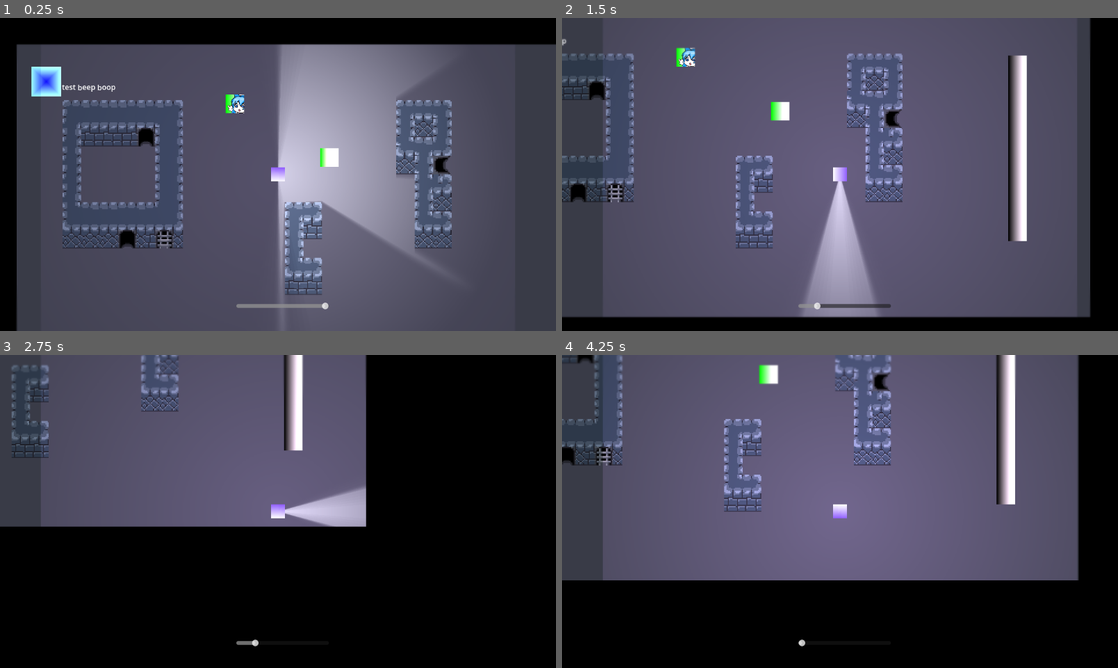
Above: before the commit, frames 1-4 (two rows, left to right).
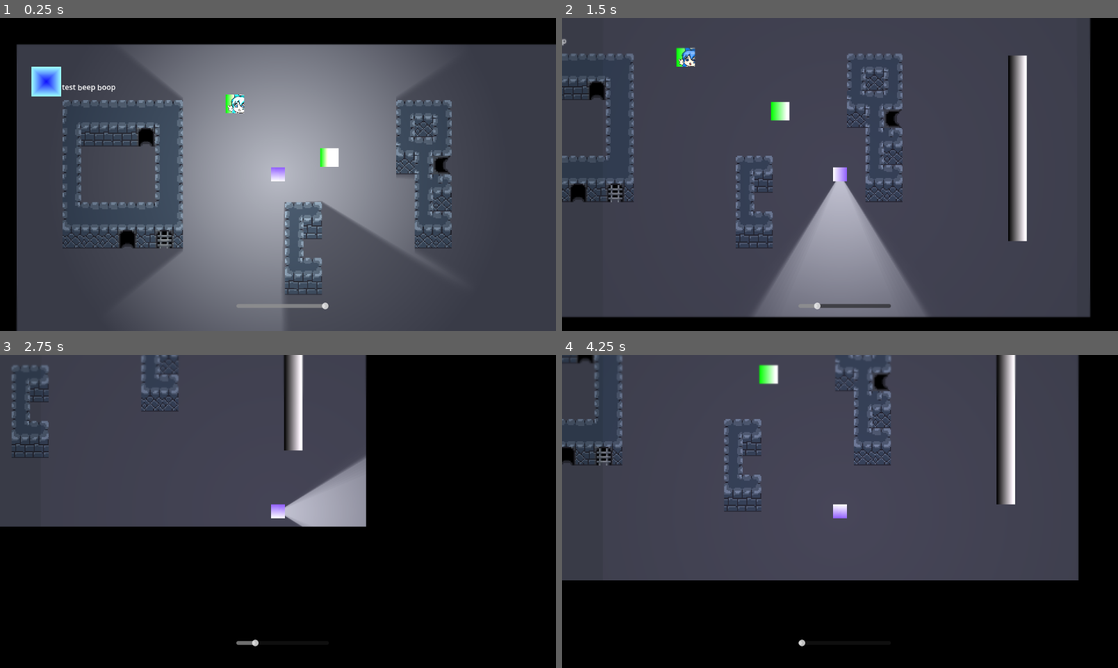
Above: after the commit, the same moments.

Repository: spdskatr/perplex-temple
Game: Godot game, scene res://scenes/test_spdskatr.tscn
Same seed, same stepped clock (60 frames per second), same inputs: the game is played once before the commit and once after it. This scene is started directly instead of the project's main scene.
Inputs:
- Up to frame 1 (0.25 s): no input
- Up to frame 2 (1.5 s): tap Enter (accept) at 0.5 s; hold Right (right) 0.53-1.28 s; hold Q (DecreaseVision) 0.53-1.28 s; hold Down (down) from 1.28 s (still down); tap E (IncreaseVision) at 1.35 s
- Up to frame 3 (2.75 s): release Down (down) at 2.03 s; hold Right (right) from 2.03 s (still down); hold Enter (accept) from 2.03 s (still down)
- Up to frame 4 (4.25 s): release Right (right) at 2.78 s; release Enter (accept) at 2.78 s; hold Up (up) 2.78-3.53 s; tap Shift (shift) at 2.85 s; tap Enter (accept) at 3.5 s; hold Left (left) from 3.53 s (still down); hold Q (DecreaseVision) from 3.53 s (still down)

The runs differ from the first frame. In frame 1, 31% of the frame differs, in the area x 7-82%, y 8-100%; in frame 2, 51%; in frame 3, 23%; in frame 4, 52%, in the area x 7-90%, y 0-72%.

Commit message:
Make vision cone 360

Diff:
--- a/scenes/objects/player.tscn
+++ b/scenes/objects/player.tscn
@@ -46,7 +46,7 @@
 fill_to = Vector2(0, 0)
 
 [sub_resource type="OccluderPolygon2D" id="OccluderPolygon2D_xof4q"]
-polygon = PackedVector2Array(51, 4, 51, 19, 51, 34, 36, 34, 36, 19, 36, 4)
+polygon = PackedVector2Array(36, 19, 51, 19, 36, 19, 36, 19, 36, 19, 36, 19)
 
 [node name="Player" type="CharacterBody2D" node_paths=PackedStringArray("light")]
 light_mask = 0
@@ -99,7 +99,7 @@
 
 [node name="EarLight" type="PointLight2D" parent="."]
 color = Color(1, 0.745098, 1, 1)
-energy = 0.5
+energy = 0.0
 shadow_enabled = true
 shadow_item_cull_mask = 256
 texture = SubResource("GradientTexture2D_djj8y")
@@ -108,7 +108,7 @@
 
 [node name="Collision" type="CollisionPolygon2D" parent="EyeArea"]
 position = Vector2(-51, -19)
-polygon = PackedVector2Array(51, 4, 51, 19, 51, 34, 36, 34, 36, 19, 36, 4)
+polygon = PackedVector2Array(36, 19, 51, 19, 36, 19, 36, 19, 36, 19, 36, 19)
 
 [node name="Occlude" type="LightOccluder2D" parent="EyeArea"]
 visibility_layer = 0
--- a/scenes/scripts/player.gd
+++ b/scenes/scripts/player.gd
@@ -17,14 +17,22 @@
 	var cx = 51
 	var cy = 19
 	var rad = 15
-	var alpha = ratio * TAU/4
+	var alpha = ratio * TAU/2
 	var dx = rad * cos(alpha)
 	var dy = rad * sin(alpha)
-	$EarLight.energy = (1 - ratio) * 1
+
+	$EarLight.energy = (1 - ratio) * 0.25
+
 	$EyeArea/Occlude.occluder.polygon[0] = Vector2(cx + dx, cy - dy)
 	$EyeArea/Occlude.occluder.polygon[2] = Vector2(cx + dx, cy + dy)
 	$EyeArea/Collision.polygon[0] = Vector2(cx + dx, cy - dy)
 	$EyeArea/Collision.polygon[2] = Vector2(cx + dx, cy + dy)
+	if (ratio > 0.3):
+		$EyeArea/Occlude.occluder.polygon[3] = $EyeArea/Occlude.occluder.polygon[4]
+		$EyeArea/Occlude.occluder.polygon[5] = $EyeArea/Occlude.occluder.polygon[4]
+	else:
+		$EyeArea/Occlude.occluder.polygon[3] = Vector2(cx - rad, cy + rad)
+		$EyeArea/Occlude.occluder.polygon[5] = Vector2(cx - rad, cy - rad)
 
 func get_input():
 	var direction = Input.get_vector("left", "right", "up", "down")
Not shown, changed: scenes/levels/level0.tscn
